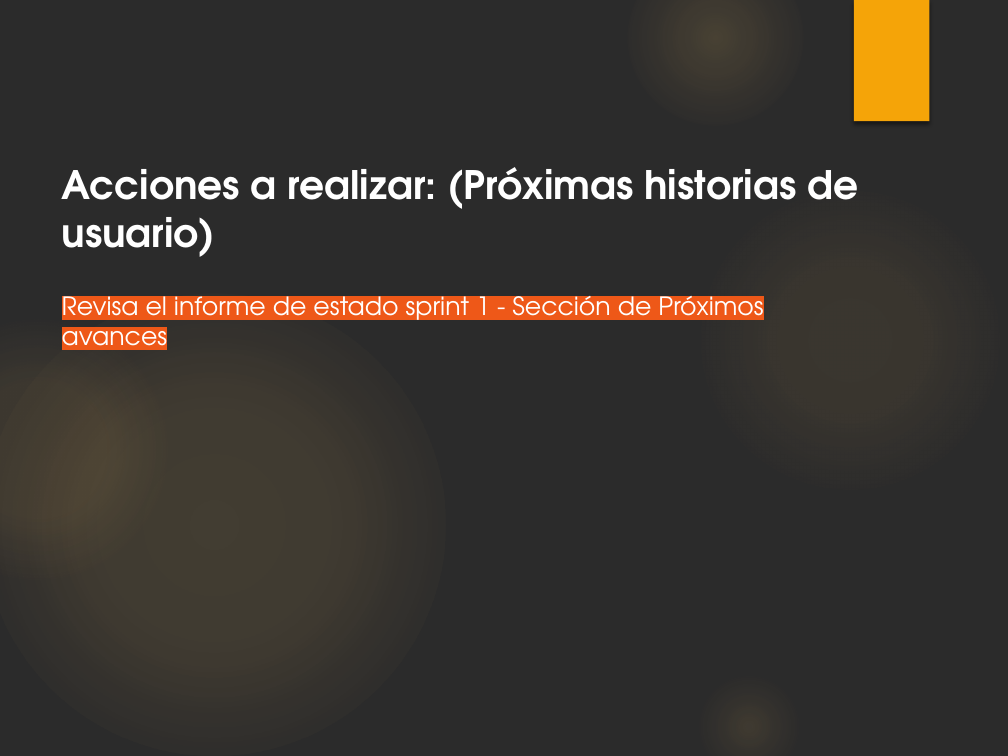
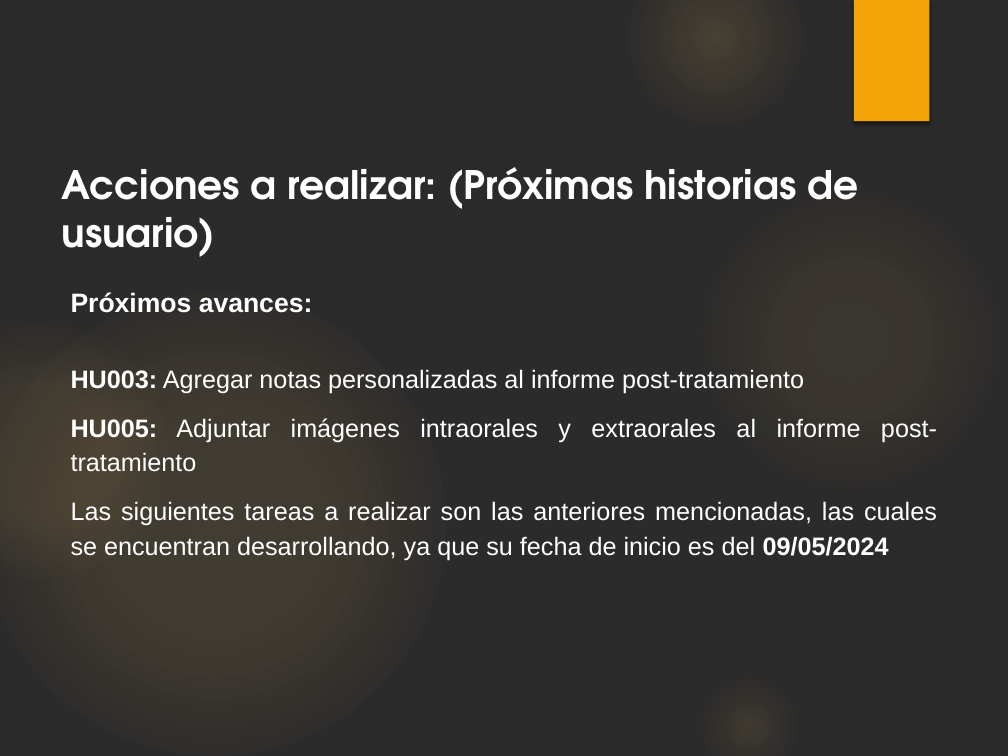
Before and after one commit to chrishvk/Modulo---Informes--TP2, a slide deck: slide 6 of Docs/INSPECCIÓN 3/16052024 - 9. Retrospectiva del Sprint 1.pptx. Drawn at 1008x756 pixels with LibreOffice and Linux fonts; fonts in the diff are those of the drawing; background and template pictures are left out; a plain dark background stands for a picture behind light text. Boxes give left, top, right and bottom in pixels: in the first picture for what was removed or moved away, otherwise in the second. Text is boxed around its words. In the diff, an @@ line names an element or a change of style, - is before the commit and + after.

```diff
--- a/Docs/INSPECCIÓN 3/16052024 - 9. Retrospectiva del Sprint 1.pptx
+++ b/Docs/INSPECCIÓN 3/16052024 - 9. Retrospectiva del Sprint 1.pptx
@@ text at <box>71,292,937,561</box>: text changed; font TeX Gyre Adventor to Arial @@
-Revisa el informe de estado sprint 1 - Sección de Próximos avances
+Próximos avances:
+HU003: Agregar notas personalizadas al informe post-tratamiento
+HU005: Adjuntar imágenes intraorales y extraorales al informe post-tratamiento
+Las siguientes tareas a realizar son las anteriores mencionadas, las cuales se encuentran desarrollando, ya que su fecha de inicio es del 09/05/2024
```
Also in this commit, not shown: 3 slides added, 3 slides removed, 3 other files.
